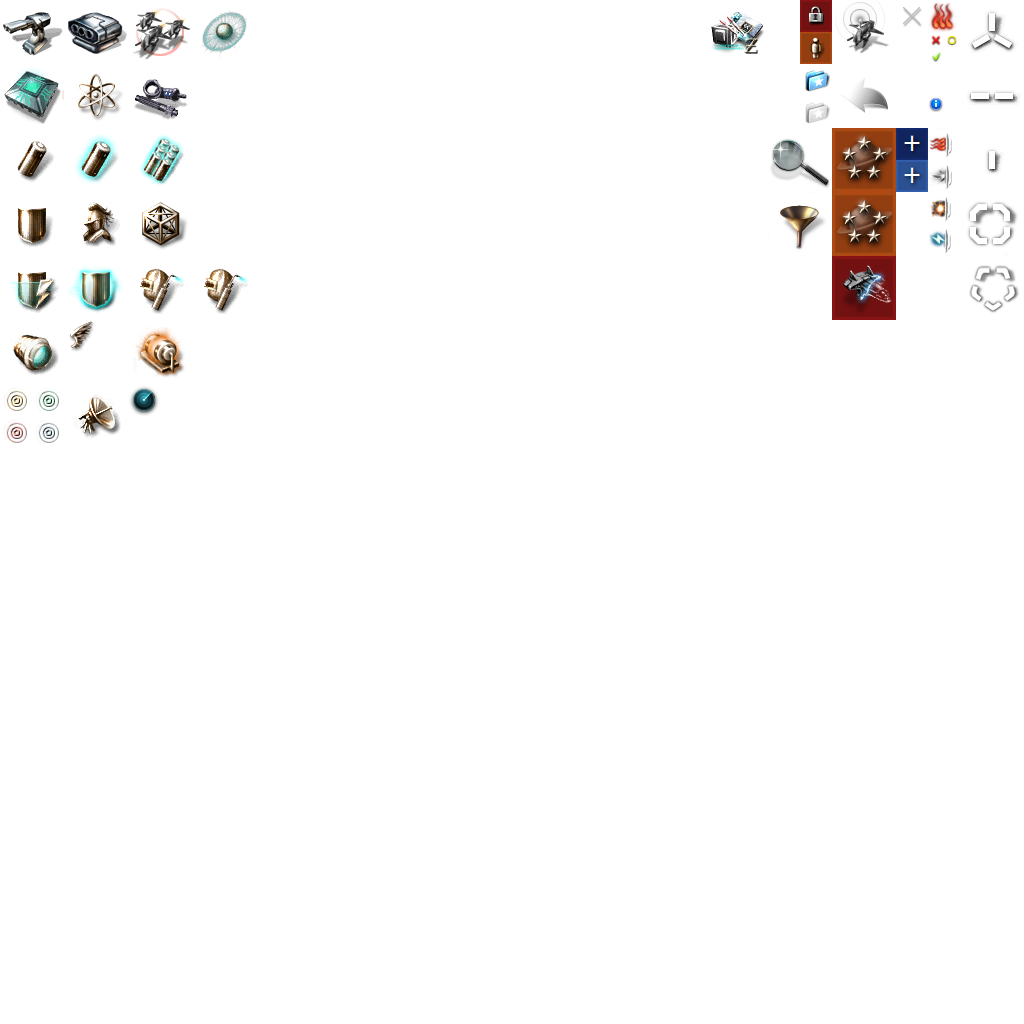
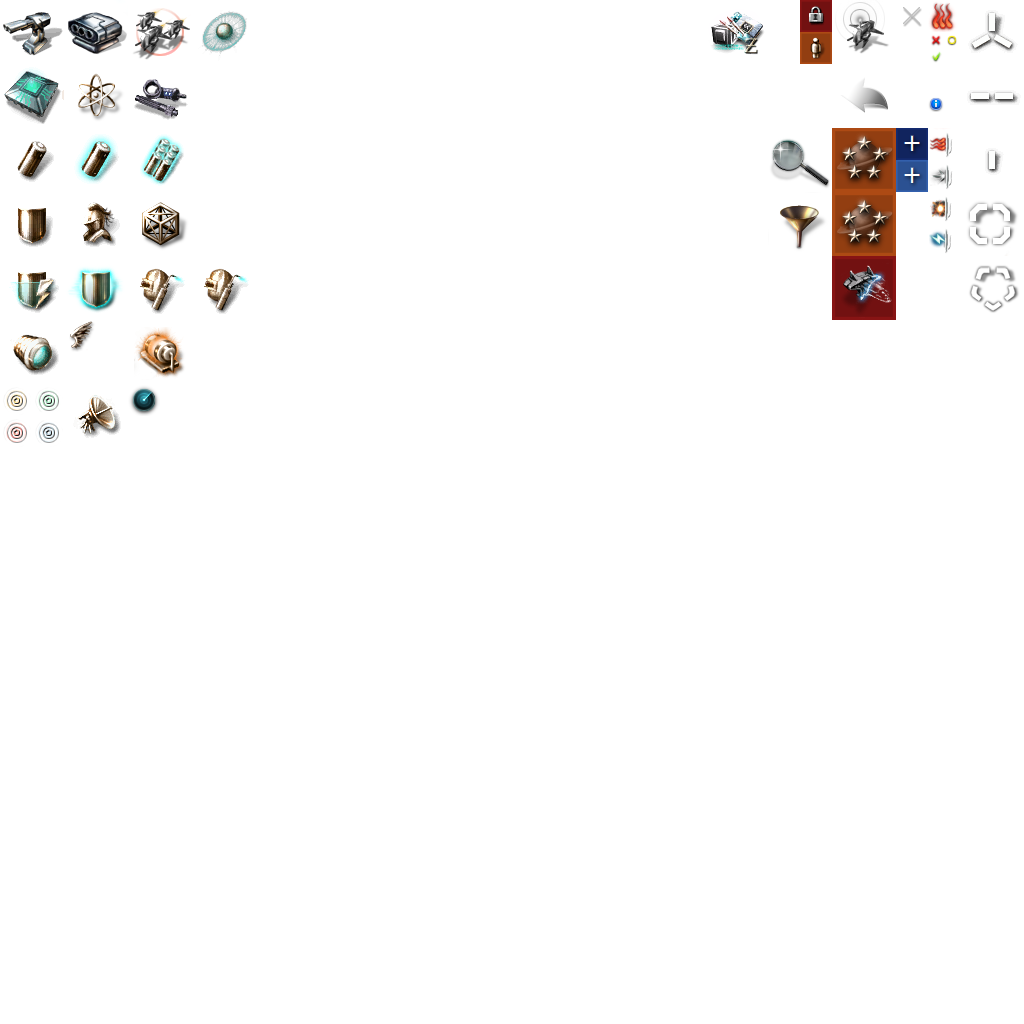
Comparing the layer stacks of the two 1024px x 1024px images. Changes:
removed layer "Favorite" from group "General Icons" over [805, 70, 830, 92]
removed layer "Not Favorite" from group "General Icons" over [805, 102, 830, 124]
